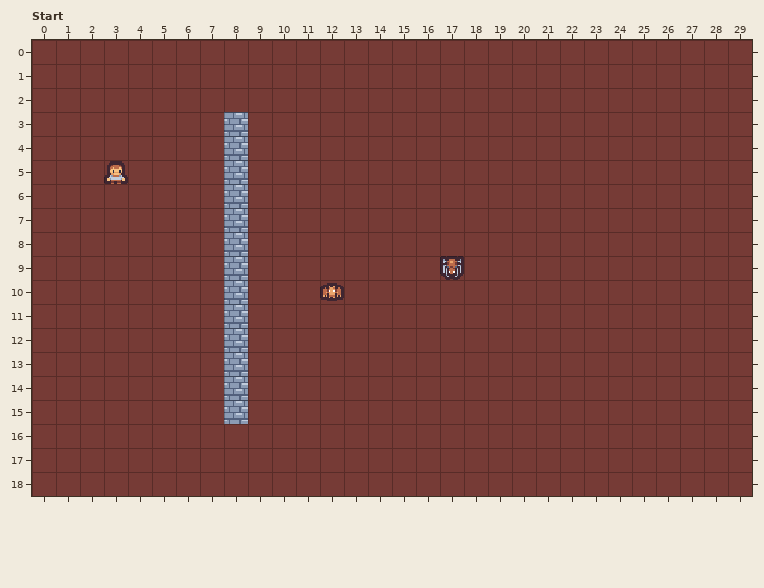
Two states of a LDtk project, assets/resources/map_test.ldtk. The first picture shows the starting point.
Cells are 16x16 px. Shown: Start x 0..29, y 0..18.
Once edited:
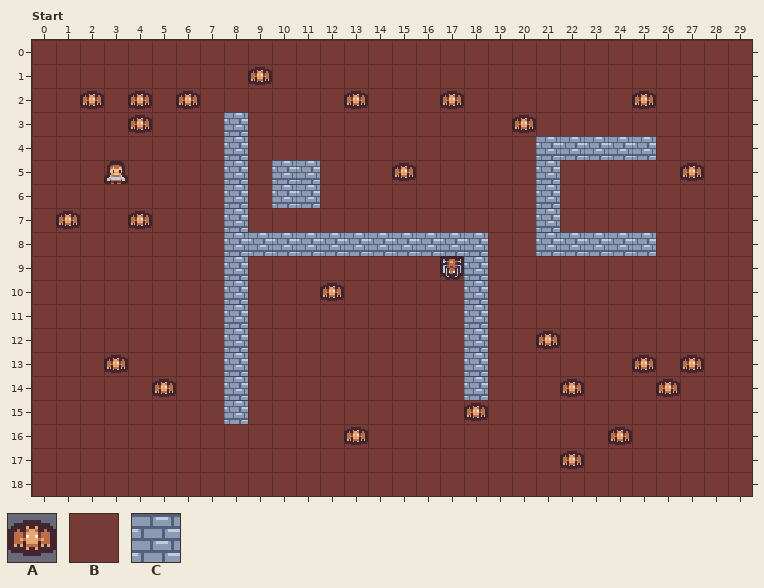
Key: from "Kenny_dungeon_floors": A 120; from "Kenny_dungeon_walls": B 0, C 40.
_ is an empty cell.
Objects are placed by their top-left corner, in cells (3,4 is the top-left corner of cell 3,4); size is 1x1 cell unless given.
Edits made:
{"where": "layer \"Tiles\""}
{"y":4,"x":21,"old":"BBBBB","new":"CCCCC"}
{"y":5,"x":10,"old":"BB","new":"CC"}
{"y":5,"x":21,"old":"B","new":"C"}
{"y":6,"x":10,"old":"BB","new":"CC"}
{"y":6,"x":21,"old":"B","new":"C"}
{"y":7,"x":21,"old":"B","new":"C"}
{"y":8,"x":9,"old":"BBBBBBBBBB","new":"CCCCCCCCCC"}
{"y":8,"x":21,"old":"BBBBB","new":"CCCCC"}
{"y":9,"x":18,"old":"B","new":"C"}
{"y":10,"x":18,"old":"B","new":"C"}
{"y":11,"x":18,"old":"B","new":"C"}
{"y":12,"x":18,"old":"B","new":"C"}
{"y":13,"x":18,"old":"B","new":"C"}
{"y":14,"x":18,"old":"B","new":"C"}
{"where": "layer \"Entities\""}
{"now": "A \"Enemy_1\" at 15,5"}
{"now": "A \"Enemy_1\" at 25,13"}
{"now": "A \"Enemy_1\" at 18,15"}
{"now": "A \"Enemy_1\" at 13,16"}
{"now": "A \"Enemy_1\" at 22,17"}
{"now": "A \"Enemy_1\" at 24,16"}
{"now": "A \"Enemy_1\" at 22,14"}
{"now": "A \"Enemy_1\" at 21,12"}
{"now": "A \"Enemy_1\" at 26,14"}
{"now": "A \"Enemy_1\" at 27,13"}
{"now": "A \"Enemy_1\" at 27,5"}
{"now": "A \"Enemy_1\" at 25,2"}
{"now": "A \"Enemy_1\" at 20,3"}
{"now": "A \"Enemy_1\" at 17,2"}
{"now": "A \"Enemy_1\" at 13,2"}
{"now": "A \"Enemy_1\" at 9,1"}
{"now": "A \"Enemy_1\" at 4,2"}
{"now": "A \"Enemy_1\" at 2,2"}
{"now": "A \"Enemy_1\" at 1,7"}
{"now": "A \"Enemy_1\" at 4,7"}
{"now": "A \"Enemy_1\" at 4,3"}
{"now": "A \"Enemy_1\" at 6,2"}
{"now": "A \"Enemy_1\" at 5,14"}
{"now": "A \"Enemy_1\" at 3,13"}
